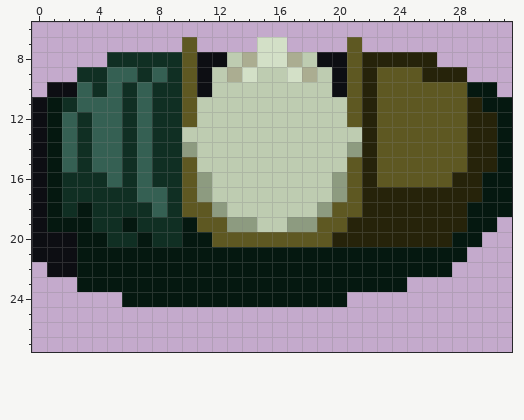
Two states of a pixel-art sprite, Assets/Sprites/charactermodel (2).png. The picture above is the old version.
The file is 32x32 pixels. Shown: x 0..31, y 6..27.
And afterwards:
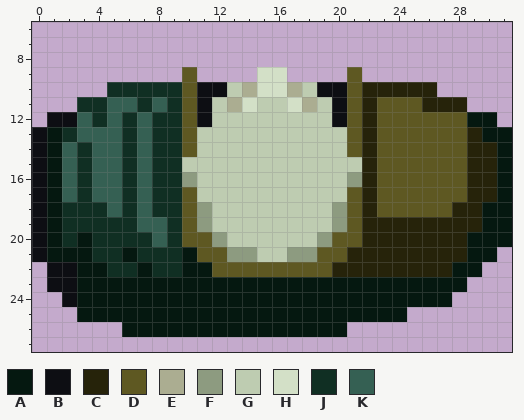
Palette (. is transparent): A #051810  B #0d0e13  C #26230a  D #5e5822  E #abad91  F #8d9b80  G #beccb1  H #d3e0c7  J #102f23  K #356053
The exact change:
{"y":7,"x":10,"old":"D","new":"."}
{"y":7,"x":15,"old":"HH","new":".."}
{"y":7,"x":21,"old":"D","new":"."}
{"y":8,"x":5,"old":"JJJJJDBBGEHHEGBBDCCCCC","new":"......................"}
{"y":9,"x":3,"old":"JJKKJKJ","new":"......."}
{"y":9,"x":11,"old":"BGEHGGHEGB","new":"....HH...."}
{"y":9,"x":22,"old":"CDDDCCC","new":"......."}
{"y":10,"x":1,"old":"BBKJK","new":"....J"}
{"y":10,"x":7,"old":"K","new":"J"}
{"y":10,"x":12,"old":"G","new":"B"}
{"y":10,"x":14,"old":"GGGG","new":"EHHE"}
{"y":10,"x":19,"old":"G","new":"B"}
{"y":10,"x":23,"old":"DDDDDDAA","new":"CCCC...."}
{"y":11,"x":0,"old":"BAJKK","new":"...JJ"}
{"y":11,"x":6,"old":"JKJ","new":"KJK"}
{"y":11,"x":11,"old":"G","new":"B"}
{"y":11,"x":13,"old":"GG","new":"EH"}
{"y":11,"x":17,"old":"GG","new":"HE"}
{"y":11,"x":20,"old":"G","new":"B"}
{"y":11,"x":26,"old":"DDDCAA","new":"CCC..."}
{"y":12,"x":0,"old":"BAKJK","new":".BBKJ"}
{"y":12,"x":11,"old":"G","new":"B"}
{"y":12,"x":20,"old":"G","new":"B"}
{"y":12,"x":29,"old":"CCA","new":"AA."}
{"y":13,"x":2,"old":"KJ","new":"JK"}
{"y":13,"x":10,"old":"G","new":"D"}
{"y":13,"x":21,"old":"G","new":"D"}
{"y":13,"x":30,"old":"C","new":"A"}
{"y":14,"x":10,"old":"F","new":"D"}
{"y":14,"x":21,"old":"F","new":"D"}
{"y":15,"x":10,"old":"D","new":"G"}
{"y":15,"x":21,"old":"D","new":"G"}
{"y":16,"x":2,"old":"J","new":"K"}
{"y":16,"x":4,"old":"J","new":"K"}
{"y":16,"x":10,"old":"DF","new":"FG"}
{"y":16,"x":20,"old":"FD","new":"GF"}
{"y":16,"x":28,"old":"C","new":"D"}
{"y":16,"x":30,"old":"A","new":"C"}
{"y":17,"x":2,"old":"J","new":"K"}
{"y":17,"x":4,"old":"JJ","new":"KK"}
{"y":17,"x":8,"old":"K","new":"J"}
{"y":17,"x":11,"old":"F","new":"G"}
{"y":17,"x":20,"old":"F","new":"G"}
{"y":17,"x":23,"old":"CCCCCC","new":"DDDDDD"}
{"y":17,"x":30,"old":"A","new":"C"}
{"y":18,"x":3,"old":"A","new":"J"}
{"y":18,"x":5,"old":"J","new":"K"}
{"y":18,"x":7,"old":"JK","new":"KJ"}
{"y":18,"x":11,"old":"DF","new":"FG"}
{"y":18,"x":19,"old":"FD","new":"GF"}
{"y":18,"x":23,"old":"CCCCC","new":"DDDDD"}
{"y":18,"x":29,"old":"A","new":"C"}
{"y":19,"x":2,"old":"AA","new":"JJ"}
{"y":19,"x":6,"old":"AJJ","new":"JKK"}
{"y":19,"x":10,"old":"ADDFF","new":"DFGGG"}
{"y":19,"x":17,"old":"FFDDC","new":"GGGFD"}
{"y":19,"x":29,"old":"A","new":"C"}
{"y":19,"x":31,"old":".","new":"A"}
{"y":20,"x":1,"old":"BB","new":"AJ"}
{"y":20,"x":4,"old":"A","new":"J"}
{"y":20,"x":7,"old":"AJ","new":"JK"}
{"y":20,"x":10,"old":"AADDDDDDDDCC","new":"DDFGGGGGGFDD"}
{"y":20,"x":28,"old":"A","new":"C"}
{"y":20,"x":30,"old":"..","new":"AA"}
{"y":21,"x":1,"old":"BB","new":"AA"}
{"y":21,"x":4,"old":"AA","new":"JJ"}
{"y":21,"x":7,"old":"AAA","new":"JJJ"}
{"y":21,"x":11,"old":"AAAAAAAAAAAAAAAAAA..","new":"DDFFGGFFDDCCCCCCCCAA"}
{"y":22,"x":5,"old":"AA","new":"JJ"}
{"y":22,"x":8,"old":"AA","new":"JJ"}
{"y":22,"x":12,"old":"AAAAAAAAAAAAAAAA..","new":"DDDDDDDDCCCCCCCCAA"}
{"y":23,"x":1,"old":"..","new":"BB"}
{"y":23,"x":25,"old":"....","new":"AAAA"}
{"y":24,"x":2,"old":"....","new":"BAAA"}
{"y":24,"x":21,"old":".......","new":"AAAAAAA"}
{"y":25,"x":3,"old":"......................","new":"AAAAAAAAAAAAAAAAAAAAAA"}
{"y":26,"x":6,"old":"...............","new":"AAAAAAAAAAAAAAA"}
